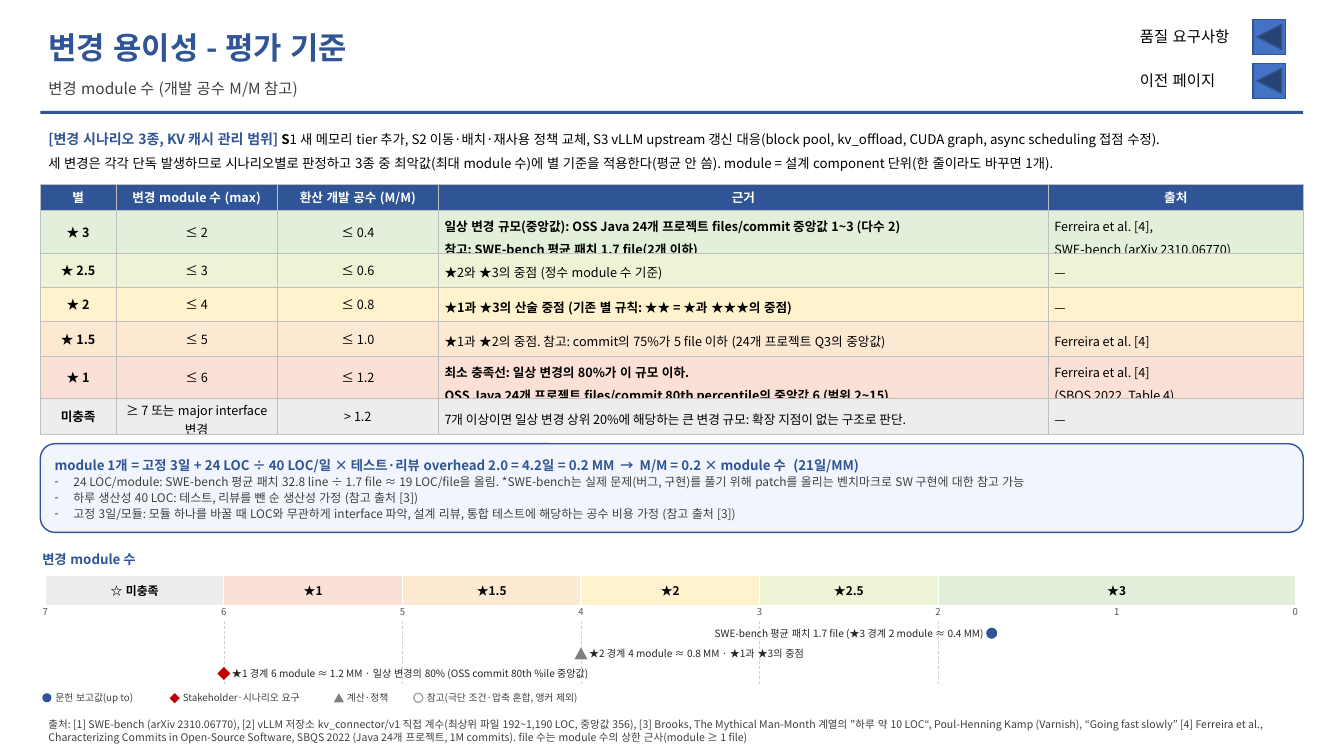
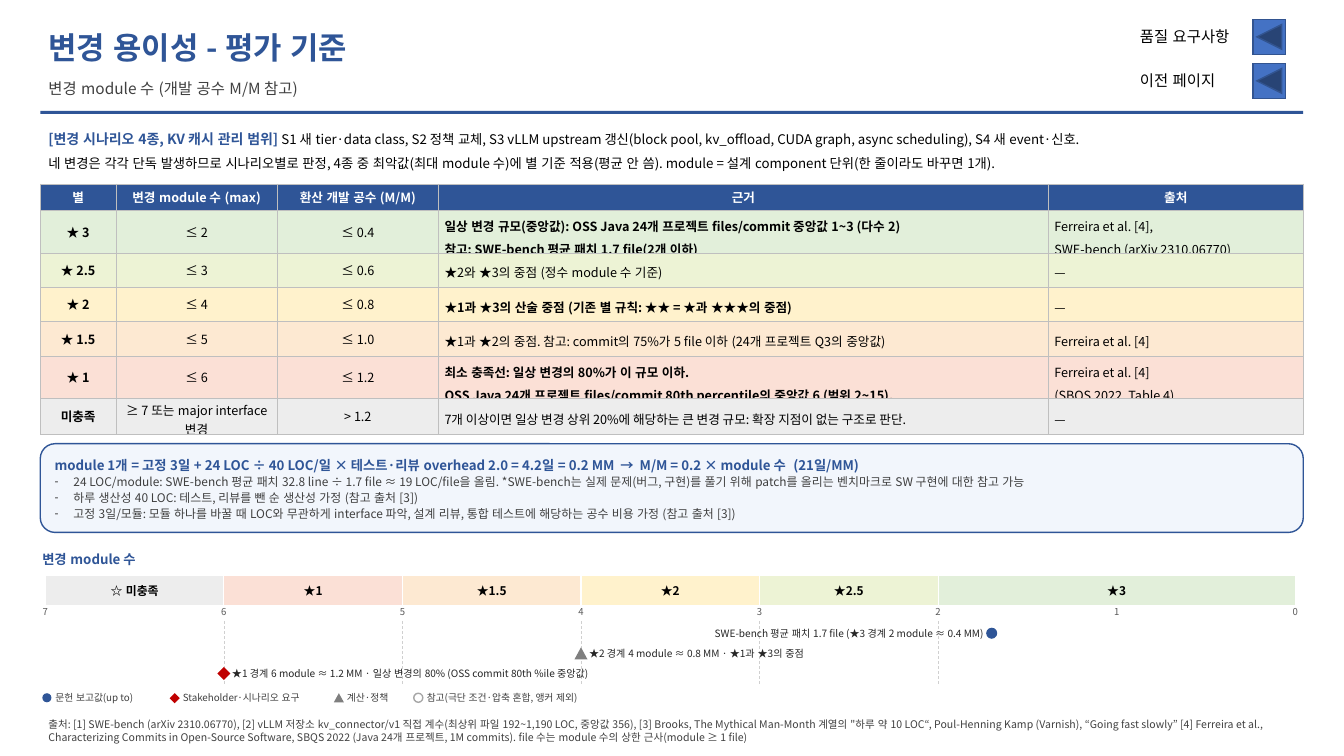
Before and after one commit to mkim0628/vllm, a slide deck: slide 3 of doc-mk/Requirements/QA1-revised.pptx. Drawn at 1344x756 pixels with LibreOffice and Linux fonts; fonts in the diff are those of the drawing. Boxes give left, top, right and bottom in pixels: in the first picture for what was removed or moved away, otherwise in the second. Text is boxed around its words. In the diff, an @@ line names an element or a change of style, - is before the commit and + after.

```diff
--- a/doc-mk/Requirements/QA1-revised.pptx
+++ b/doc-mk/Requirements/QA1-revised.pptx
@@ text at [48, 132, 1079, 171]: text changed @@
-[변경 시나리오 3종, KV 캐시 관리 범위] S1 새 메모리 tier 추가, S2 이동·배치·재사용 정책 교체, S3 vLLM upstream 갱신 대응(block pool, kv_offload, CUDA graph, async scheduling 접점 수정).
-세 변경은 각각 단독 발생하므로 시나리오별로 판정하고 3종 중 최악값(최대 module 수)에 별 기준을 적용한다(평균 안 씀). module = 설계 component 단위(한 줄이라도 바꾸면 1개).
+[변경 시나리오 4종, KV 캐시 관리 범위] S1 새 tier·data class, S2 정책 교체, S3 vLLM upstream 갱신(block pool, kv_offload, CUDA graph, async scheduling), S4 새 event·신호.
+네 변경은 각각 단독 발생하므로 시나리오별로 판정, 4종 중 최악값(최대 module 수)에 별 기준 적용(평균 안 씀). module = 설계 component 단위(한 줄이라도 바꾸면 1개).
```
Also in this commit, not shown: 1 other slide changed.
